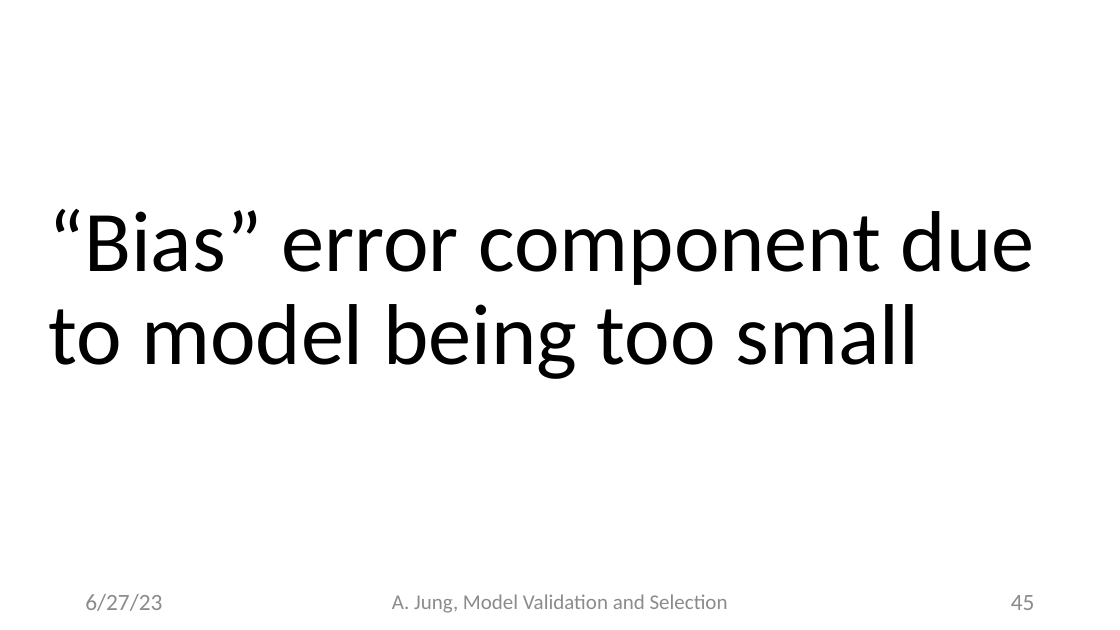
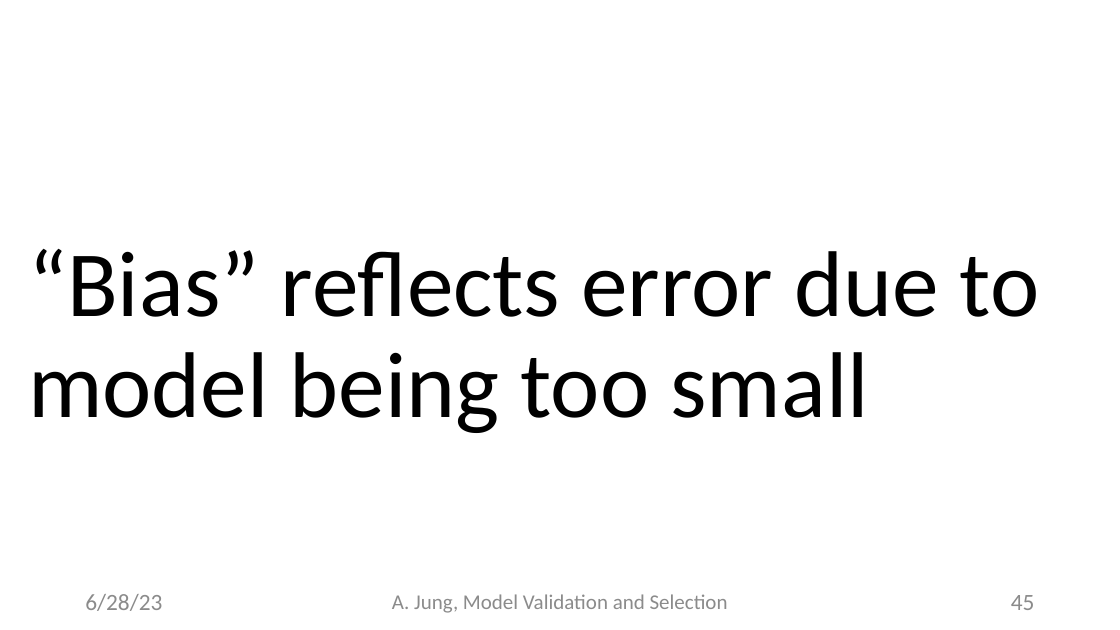
Before and after one commit to alexjungaalto/TeachingPublic, a slide deck: slide 45 of CourseShanghaiJune2023/ModelValSel_Shanghai.pptx. Drawn at 1120x630 pixels with LibreOffice and Linux fonts; fonts in the diff are those of the drawing. Boxes give left, top, right and bottom in pixels: in the first picture for what was removed or moved away, otherwise in the second. Text is boxed around its words. In the diff, an @@ line names an element or a change of style, - is before the commit and + after.

```diff
--- a/CourseShanghaiJune2023/ModelValSel_Shanghai.pptx
+++ b/CourseShanghaiJune2023/ModelValSel_Shanghai.pptx
@@ text at [28,249,1040,433]: text changed; size 74 to 80 pt @@
-“Bias” error component due to model being too small
+“Bias” reflects error due to model being too small
@@ text at [85,594,162,611]: text changed @@
-6/27/23
+6/28/23
```
Also in this commit, not shown: 68 other slides changed, 8 other files.
